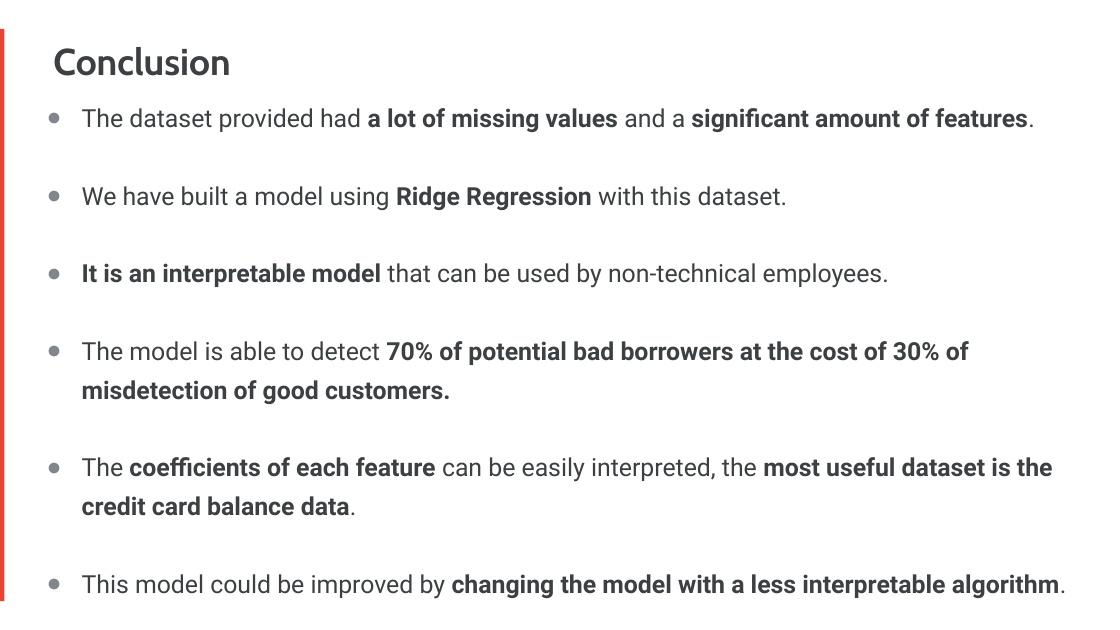
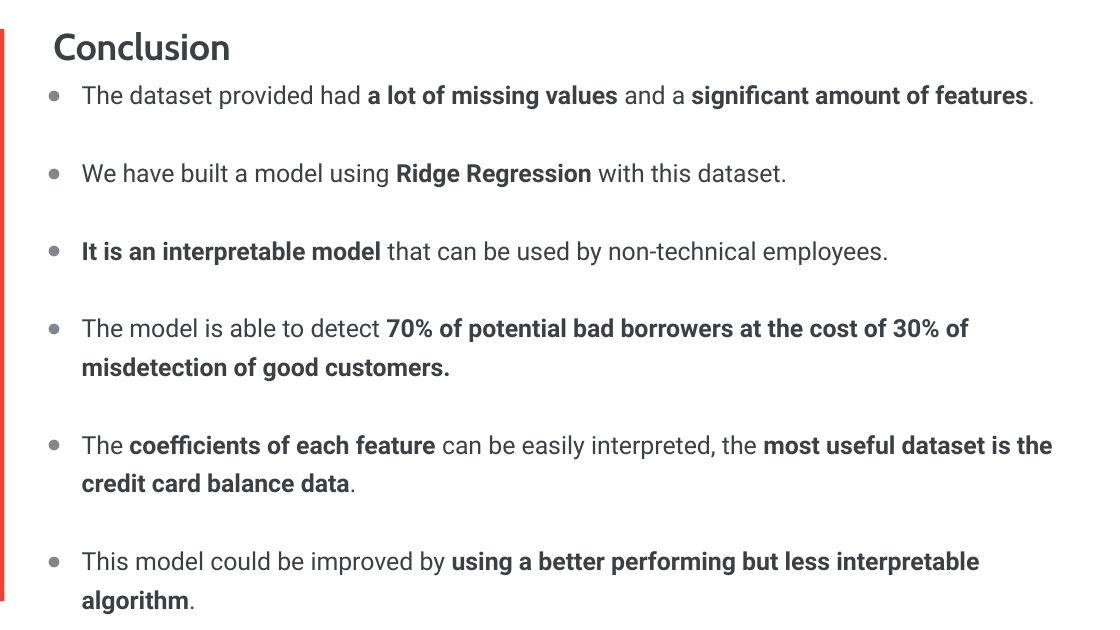
Before and after one commit to Faskill/Borrower-Scoring-Algorithm, a slide deck: slide 19 of P4_02_Presentation.pptx. Drawn at 1120x630 pixels with LibreOffice and Linux fonts; fonts in the diff are those of the drawing. Boxes give left, top, right and bottom in pixels: in the first picture for what was removed or moved away, otherwise in the second. Text is boxed around its words. In the diff, an @@ line names an element or a change of style, - is before the commit and + after.

Commit message:
Minor presentation edits

```diff
--- a/P4_02_Presentation.pptx
+++ b/P4_02_Presentation.pptx
@@ title "Conclusion": place and size @@
-title "Conclusion" at bbox=[53, 47, 230, 76]
+title "Conclusion" at bbox=[53, 32, 230, 61]
@@ text "The dataset provided had a ...": place and size @@
-text "The dataset provided had a ..." at bbox=[82, 108, 1067, 599]
+text "The dataset provided had a ..." at bbox=[82, 85, 1053, 576]
@@ text at bbox=[82, 551, 979, 576]: text changed @@
-● This model could be improved by changing the model with a less interpretable algorithm.
+● This model could be improved by using a better performing but less interpretable algorithm.
```
Also in this commit, not shown: 1 other slide changed.
